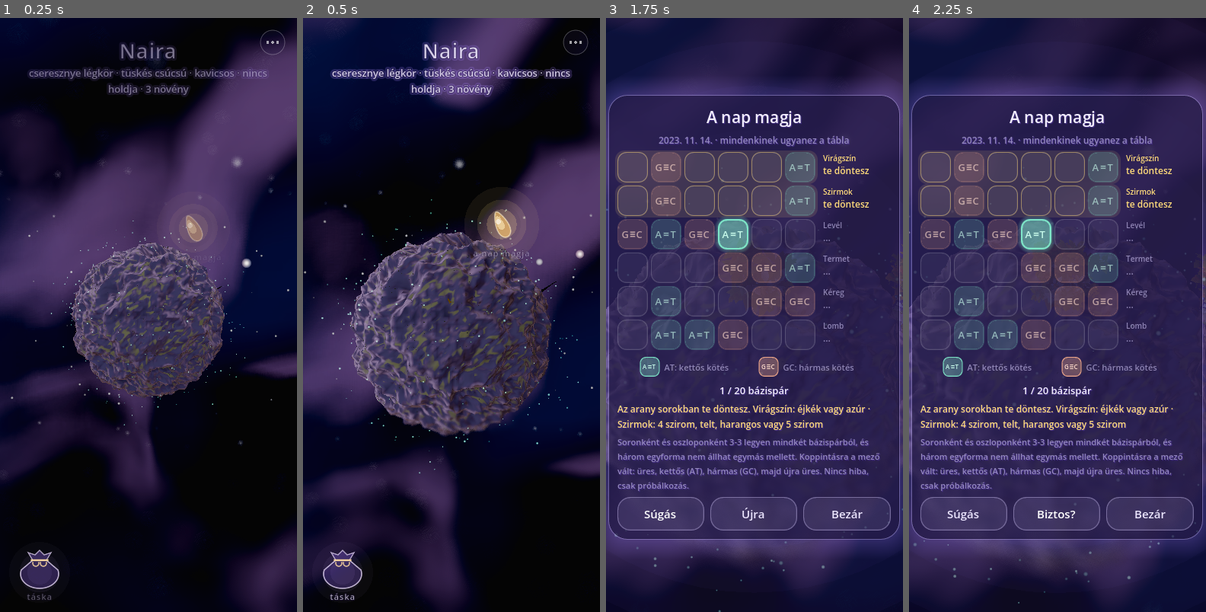
Above: before the commit, frames 1-4 (left to right).
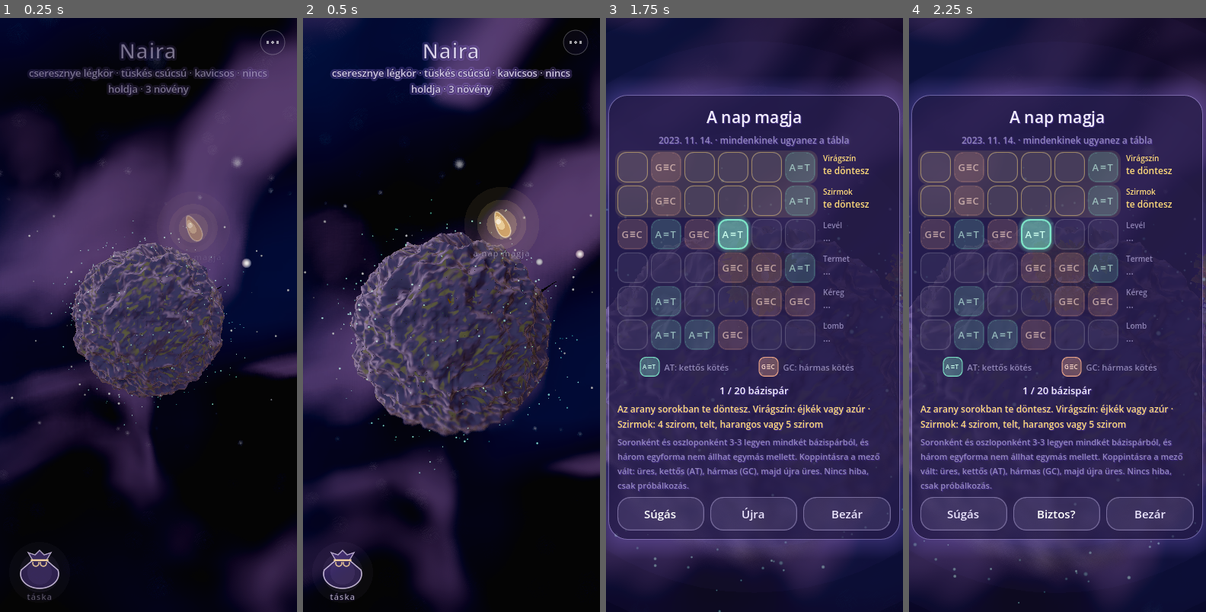
Above: after the commit, the same moments.

Repository: csathoPeter/mag-poc
Game: Godot game, scene res://main.tscn
The game is run twice, just before and just after one commit, with the same random seed, the same clock (stepped at 60 frames per second) and the same inputs.
Inputs (mouse positions are in pixels of both pictures, inside the frame that each line leads up to):
- Up to frame 1 (0.25 s): no input
- Up to frame 2 (0.5 s): no input
- Up to frame 3 (1.75 s): click (804, 225) at 0.52 s; click "Súgás" at 1.25 s
- Up to frame 4 (2.25 s): click "Újra" at 2 s

The runs differ from the first frame. In frame 1, 0.1% of the frame differs, in the area x 25-76%, y 37-64%; in frame 2, 0.2%, in the area x 16-84%, y 36-68%; in frame 3, less than 0.1%; in frame 4, less than 0.1%.

Commit message:
Fű: kopasz foltok ellen egyenletes szórás, magasság és talajszín
- planet_grass.gdshader: a csempén belül a k-adik csomó helye az R2 kis eltérésű sorozatból (enyhe rázással,
  csempénkénti eltolással): bármennyi csomó látszik, egyenletesen fed; a magasság-zaj 0,55–1,35 helyett 0,85–1,2.
- planet.gdshader: a fű alatti talaj egyszínű (nincs világos foltosság), és nem kapja meg a légkör rózsaszínes
  peremét (leszállva lapos szögből kivilágította a réseket); a kőzeten minden marad.
- Háromszögszám változatlan; képek mindkét rendererrel; --playtest rendben.

Co-Authored-By: Claude Opus 5.5 <noreply@anthropic.com>
Claude-Session: https://claude.ai/code/session_014cLsiZDMkogUsrSxre4qQp

Diff:
--- a/godot/shaders/planet.gdshader
+++ b/godot/shaders/planet.gdshader
@@ -49,7 +49,7 @@
 	vec3 grass_l = col_in(grass);
 	vec3 atmo_l = col_in(atmo);
 	// a talaj a fű tövének színéhez igazodik (puha stílusban kisebb kontraszttal, hogy a hézag ne üssön el)
-	vec3 meadow = grass_l * mix(mix(0.42, 0.85, fine), mix(0.5, 0.78, fine), soft_k) * (0.85 + 0.3 * patch_v);
+	vec3 meadow = grass_l * mix(mix(0.42, 0.85, fine), mix(0.5, 0.78, fine), soft_k) * 0.8;
 	// évszak (M11): tavasszal üdébb, ősszel melegebb (okkeres) a felszíntakaró; télen deres, fehéres
 	float ml = season_luma(meadow);
 	meadow = mix(meadow, meadow * vec3(1.02, 1.18, 0.92), season.x * 0.6);
@@ -57,9 +57,11 @@
 	vec3 c = mix(rock_l * (0.8 + 0.3 * h_v), meadow, g);
 	float frost = season.w * (0.45 + 0.35 * fine) * mix(0.55, 1.0, smoothstep(0.6, 0.9, slope_v));
 	c = mix(c, vec3(0.8, 0.84, 0.9), frost * 0.55);
-	c *= 0.9 + 0.18 * patch_v;
+	// a fű alatti talaj egyszínű (a világos foltok kopasznak hatottak a szálak között); a kőzeten marad a foltosság
+	c *= mix(0.9 + 0.18 * patch_v, 1.0, g);
 	float fr = pow(1.0 - clamp(dot(NORMAL, VIEW), 0.0, 1.0), 3.0);
-	ALBEDO = col_out(mix(c, atmo_l, fr * 0.45));
+	// a légkör rózsaszínes pereme csak a kőzeten: leszállva lapos szögből a fű alatti talajt is beszínezte, a rések kivilágítottak
+	ALBEDO = col_out(mix(c, atmo_l, fr * 0.45 * (1.0 - g)));
 	ROUGHNESS = 0.92;
 	SPECULAR = 0.12;
 	// télen apró dér-csillanások (a felszínhez rögzítve, lassan pislákolva; a távolban, ahol vibrálna, elhalványulnak)
--- a/godot/shaders/planet_grass.gdshader
+++ b/godot/shaders/planet_grass.gdshader
@@ -167,8 +167,11 @@
 
 	uint key = hash_u(hash_u(uint(tile) + uint(seed) * 977u) + uint(k));
 	// a csomó helye a csempén belül (a lap paraméterterében egyenletesen)
-	float a = -1.0 + (float(ti) + rnd(key, 1u)) * stp;
-	float b = -1.0 + (float(tj) + rnd(key, 2u)) * stp;
+	// egyenletes szórás (kopasz foltok ellen): a csempén belül a k-adik csomó helye az R2 kis eltérésű sorozatból, enyhe rázással
+	// és csempénkénti eltolással. A sor bármely eleje egyenletesen fed, így ritka és sűrű fűnél sincs csomósodás, lyuk.
+	float tile_r = rnd(hash_u(uint(tile) + uint(seed) * 977u), 9u);
+	float a = -1.0 + (float(ti) + fract(tile_r + float(k) * 0.7548776662 + (rnd(key, 1u) - 0.5) * 0.18)) * stp;
+	float b = -1.0 + (float(tj) + fract(tile_r * 1.7 + float(k) * 0.5698402910 + (rnd(key, 2u) - 0.5) * 0.18)) * stp;
 	float ta = tan(a * PI * 0.25);
 	float tb = tan(b * PI * 0.25);
 	// sorrend szerinti sűrűség: ez a csomó ennél a sűrűségnél (csomó / egység²) jelenik meg
@@ -201,7 +204,7 @@
 		float rnd1 = rnd(key, 5u);
 		float rnd2 = rnd(key, 6u);
 		float clump = smoothstep(0.2, 0.8, vnoise(dir * 9.0 + vec3(float(seed % 97))));
-		float hgt = blade_h * mix(0.55, 1.35, clump) * mix(0.75, 1.2, rnd(key, 4u)) * grow;
+		float hgt = blade_h * mix(0.85, 1.2, clump) * mix(0.75, 1.2, rnd(key, 4u)) * grow;
 		vec3 ref = abs(dir.y) < 0.99 ? vec3(0.0, 1.0, 0.0) : vec3(1.0, 0.0, 0.0);
 		vec3 e1 = normalize(cross(ref, dir));
 		vec3 e2 = cross(dir, e1);
Not shown, changed: CLAUDE.md
Not shown, changed: docs/DESIGN.md
